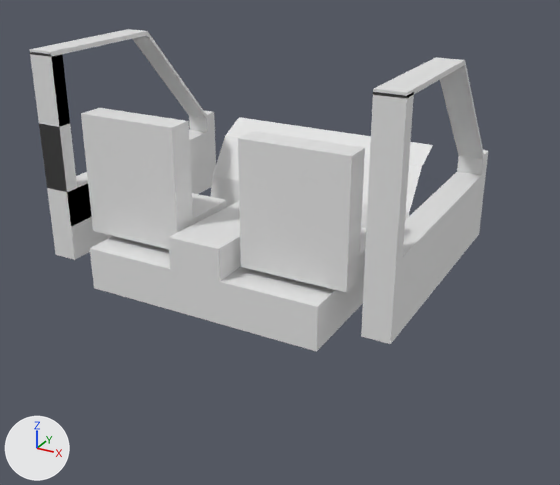
The FBX model SourceAssets/Vehicles/ElpWhip/ElpWhip_Mesh.fbx as it was, and as the next commit left it.
Both versions are drawn from a camera (50 mm lens) standing at (10.01, -14.95, 7.63) and looking at (1.36, 0.79, -0.24). Lighting does not change. The marker at lower left points along +X, +Y and +Z. The first picture is the older version.
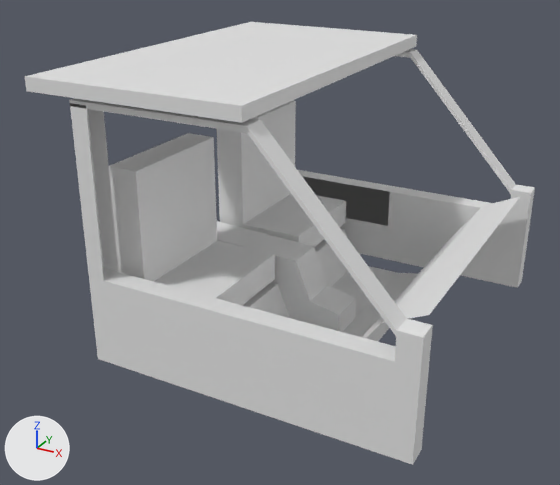
Where the change shows, as pixel boxes [x1, y1, x2, y2] in the pictures (560 x 485 px; the box of a moved part takes in the faces that stretch with it):
'Cube', reshaped (11% wider, 37% taller): before [30, 29, 488, 351]; after [25, 22, 535, 465]
part 1 of me_cube, moved or reshaped: before [238, 131, 366, 292]; after [217, 101, 346, 247]
part 2 of me_cube, moved or reshaped: before [81, 108, 227, 249]; after [109, 133, 275, 305]
part 3 of me_cube, moved or reshaped: before [30, 29, 216, 260]; after [293, 49, 535, 288]
part 4 of me_cube, moved or reshaped: before [361, 57, 488, 344]; after [69, 98, 433, 465]
part 5 of me_cube, added: after [25, 22, 417, 123]
part 6 of me_cube, added: after [217, 197, 520, 342]
part 7 of me_cube, deleted: before [90, 117, 433, 351]

The change in detail:
me_cube is used by ob_cube; location (0.0, 0.0, 0.0).
me_cube had 173 vertices, 160 faces and spanned x -5.19..4.9, y -1.0..6.75, z -1.89..4.2.
me_cube now has 181 vertices, 166 faces and spans x -1.47..6.75, y -4.24..4.24, z -1.89..4.56.
me_cube part 1: the loose piece of 16 vertices spanning x 0.89..3.72, y -0.35..1.95, z -0.55..2.69 is turned -90 degrees about the z axis through its middle, then moved by (-1.5, 1.27, 0.0).
me_cube part 2: the loose piece of 16 vertices spanning x -3.8..-0.97, y -0.35..1.95, z -0.55..2.69 is turned -90 degrees about the z axis through its middle, then moved by (3.18, -2.76, 0.0).
me_cube part 3: the loose piece of 36 vertices spanning x -5.19..-4.47, y -0.48..6.75, z -1.52..4.2 is multiplied about its middle by the matrix ((0.0, 1.0, 0.0), (-0.65, 0.0, 0.0), (0.0, 0.0, 1.0)), then moved by (7.97, 0.84, 0.0).
me_cube part 4: the loose piece of 38 vertices spanning x 4.18..4.9, y -0.48..6.75, z -1.52..4.2 is multiplied about its middle by the matrix ((0.0, 1.0, 0.0), (-0.65, 0.0, 0.0), (0.0, 0.0, 1.0)), then moved by (-1.4, -7.04, 0.0).
me_cube part 5: a new loose piece, a box spanning x -1.47..3.39, y -4.24..4.24, z 4.28..4.56, in mat_material (white #e7e7e7).
me_cube part 6: a new loose piece of 67 vertices spanning x -1.0..6.57, y -3.34..3.41, z -1.89..1.08, in mat_material (white #e7e7e7).
Part 7, on me_cube:
67 vertices are removed from x -3.37..3.31, y -1.0..6.57, z -1.89..1.08.
59 faces are deleted.
